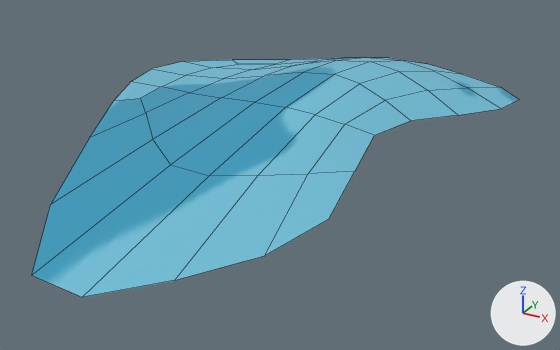
Before and after pictures for a commit that changed the FBX model Assets/Arts/Envi/Modular/Mod_Water_01.fbx.
Both versions are drawn from a 50 mm lens placed at (0.883, -1.591, 0.684), pointed at (0.052, -0.081, -0.07). The axes (+X, +Y, +Z) are drawn at lower right. The lights are the same throughout. The older version comes first. Mesh edges are drawn as thin lines. Where no turn or scale is listed for an object, it has been applied to the vertices.

Objects in the first picture: 'Mod_Water_01'.
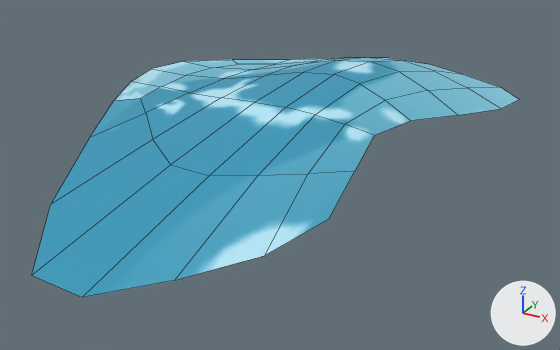
Where the newer file only moved an object's origin or applied its transform, the numbers keep the older frame.

Boxes [x1, y1, x2, y2] around the edits, measured in the pictures (560 x 350 px):
'Mod_Water_01', surface changed
    both: [47, 58, 519, 297]

The change, as a diff of the scene's bpy script:
```diff
--- a/Assets/Arts/Envi/Modular/Mod_Water_01.fbx.py
+++ b/Assets/Arts/Envi/Modular/Mod_Water_01.fbx.py
@@ img_tex_env_png @@
+img_tex_env_png = load_image('Tex_Env.png', '../Texture/Tex_Env.png', 1024, 1024, 'sRGB')
@@ mat_tex_env @@
 mat_tex_env = principled_material('Tex_Env')
-mat_tex_env.texture = img_texture_atlas_environment56_png
+mat_tex_env.texture = img_tex_env_png
@@ me_plane_006 @@
 me_plane_006.from_pydata(...)  # 59 vertices, 46 faces; spans x -0.51..0.48, y -0.83..0.73, z 0.02..0.12
 # used by ob_mod_water_01; location = (0.0, 0.0, 0.0)
+# me_plane_006 part 1: texture (UV) coordinates of 46 of 46 faces, centred in x -0.45..0.43, y -0.62..0.64, z 0.03..0.11, changed; they spanned u 0.26..0.38, v 0.77..0.85 and now span u 0.38..0.49, v 0.89..0.96
 me_plane_006.materials.append(mat_tex_env)
```
